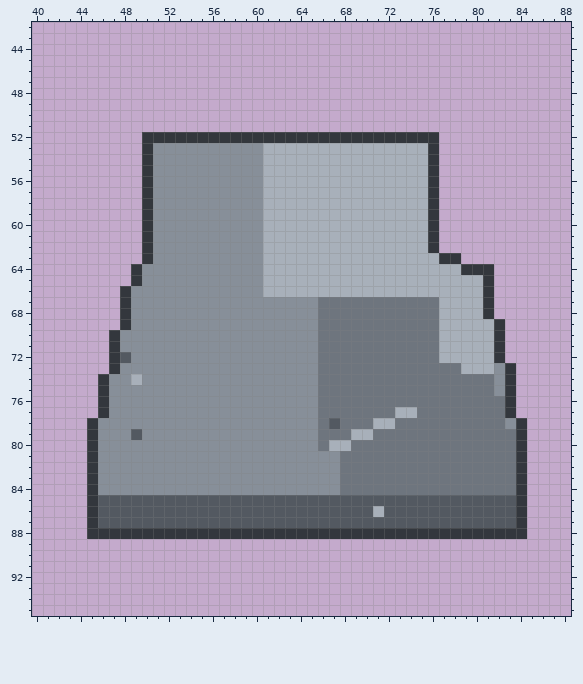
Two versions of one pixel-art file, fuentes/aseprite/geo/geo_body_cria.aseprite. The picture above was drawn from the file before the commit.
128x128 pixels, 1 frame. Shown: x 40..88, y 42..95.
Now the later version:
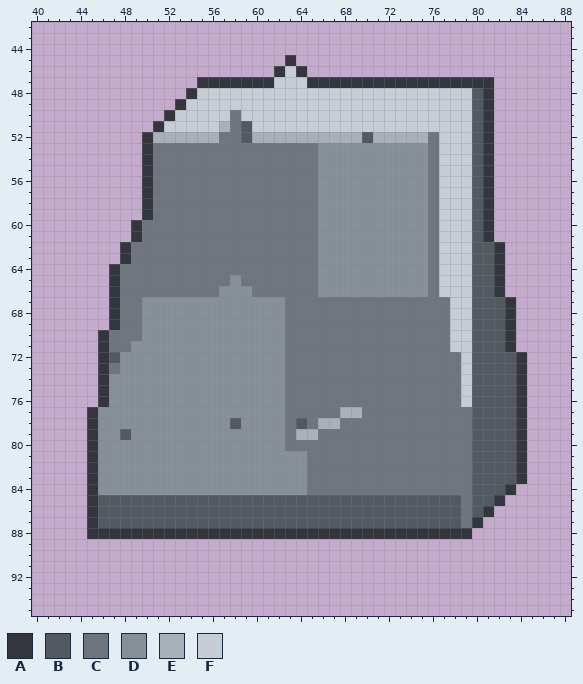
Palette (. is transparent): A #33373d  B #535961  C #6e757e  D #878f99  E #a8b0ba  F #c6cdd6
Difference:
Changed rows in their new state; - is an unchanged pixel.
first column x 45:
45 ------------------A---------------------
46 -----------------AFA--------------------
47 ----------AAAAAAAFFFAAAAAAAAAAAAAAAAA---
48 ---------AFFFFFFFFFFFFFFFFFFFFFFFFFBA---
49 --------AFFFFFFFFFFFFFFFFFFFFFFFFFFBA---
50 -------AFFFFFCFFFFFFFFFFFFFFFFFFFFFBA---
51 ------AFFFFFECBFFFFFFFFFFFFFFFFFFFFBA---
52 ------EEEEEECCBEEEEEEEEEEBEEEEECFFFBA---
53 ------CCCCCCCCCCCCCCCDDDDDDDDDDCFFFBA---
54 ------CCCCCCCCCCCCCCCDDDDDDDDDDCFFFBA---
55 ------CCCCCCCCCCCCCCCDDDDDDDDDDCFFFBA---
56 ------CCCCCCCCCCCCCCCDDDDDDDDDDCFFFBA---
57 ------CCCCCCCCCCCCCCCDDDDDDDDDDCFFFBA---
58 ------CCCCCCCCCCCCCCCDDDDDDDDDDCFFFBA---
59 ------CCCCCCCCCCCCCCCDDDDDDDDDDCFFFBA---
60 ----ACCCCCCCCCCCCCCCCDDDDDDDDDDCFFFBA---
61 ----ACCCCCCCCCCCCCCCCDDDDDDDDDDCFFFBA---
62 ---ACCCCCCCCCCCCCCCCCDDDDDDDDDDCFFFBBA--
63 ---ACCCCCCCCCCCCCCCCCDDDDDDDDDDCFFFBBA--
64 --ACCCCCCCCCCCCCCCCCCDDDDDDDDDDCFFFBBA--
65 --ACCCCCCCCCC-CCCCCCCDDDDDDDDDDCFFFBBA--
66 --ACCCCCCCCC---CCCCCCDDDDDDDDDDCFFFBBA--
67 --ACC-------------CCC-----------CFFBBBA-
68 --ACC-------------CCC-----------CFFBBBA-
69 --ACC-------------CCC-----------CFFBBBA-
70 -ACCC-------------CCC-----------CFFBBBA-
71 -ACC--------------CCC-----------CFFBBBA-
72 -ABD--------------CCC-----------CCFBBBBA
73 -AC---------------CCC-------------FBBBBA
74 ----D-------------CCC-------------FBBBBA
75 ------------------CCC-------------FBBBBA
76 ------------------CCC-------------FBBBBA
77 AD----------------CCC--EE---CC-----BBBBA
78 -------------B----CBCEE---CC-------BBBB-
79 ---BD-------------CEE---CC---------BBBB-
80 ------------------CCC-CC-----------BBBB-
81 --------------------CCC------------BBBB-
82 --------------------CCC------------BBBB-
83 --------------------CCC------------BBBB-
84 --------------------CCC------------BBBA.
85 ----------------------------------C--A..
86 --------------------------B-------C-A...
87 ----------------------------------CA....
88 -----------------------------------.....
Pixel boxes of the changes (left, top, right, bottom) in both pictures:
changed: (87, 55, 527, 539)
